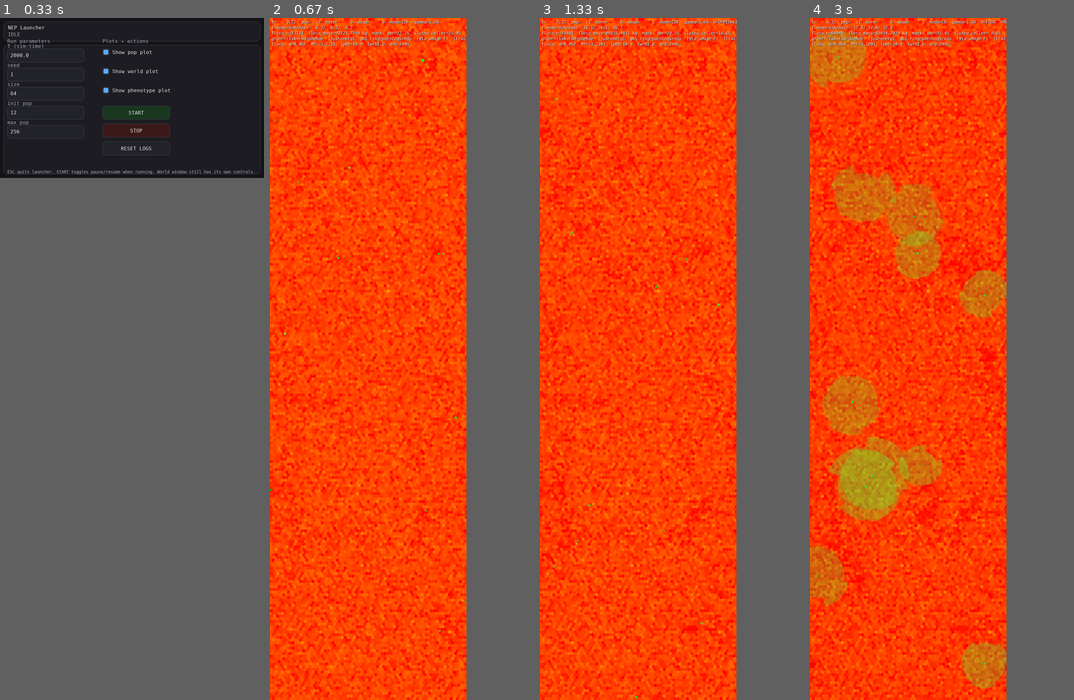
Above: before the commit, frames 1-4 (left to right).
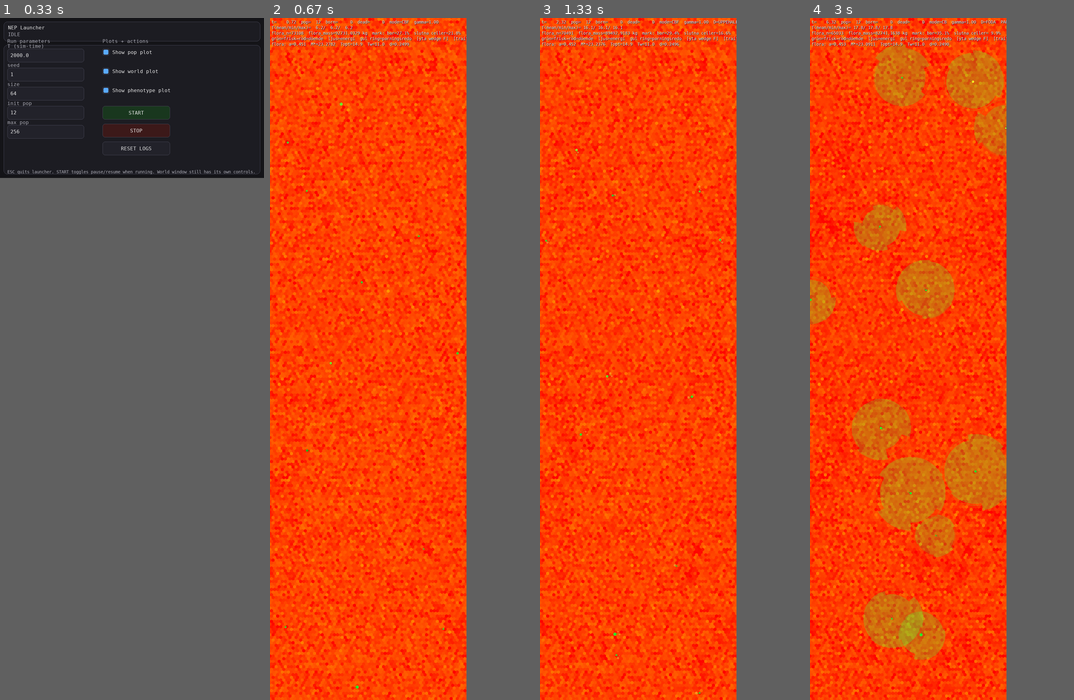
Above: after the commit, the same moments.

Repository: JoakimStorck/nep-process
Game: pygame game, started from nep_gui_launcher.py
Same seed, same stepped clock (60 frames per second), same inputs: the game is played once before the commit and once after it.
Inputs (mouse positions are in pixels of both pictures, inside the frame that each line leads up to):
- Up to frame 1 (0.33 s): no input
- Up to frame 2 (0.67 s): click "START" at 0.38 s
- Up to frame 3 (1.33 s): hold D 0.67-1.13 s; move the mouse to (685, 461) at 0.7 s; hold W from 1.17 s (still down); move the mouse to (706, 440) at 1.2 s; tap Space at 1.23 s
- Up to frame 4 (3 s): release W at 1.47 s; hold D 1.5-1.97 s; move the mouse to (926, 181) at 1.53 s; tap Space at 1.57, 1.87, 2.07, 2.37, 2.63, 2.93 s; hold A 2-2.53 s; move the mouse to (836, 372) at 2.03 s; tap 1 at 2.15 s; hold A 2.57-2.97 s; move the mouse to (870, 113) at 2.6 s

Frame 1 is identical in both runs. In frame 2, 1.0% of the frame differs, in the area x 0-75%, y 0-100%; in frame 3, 4.6%; in frame 4, 31%.

Commit message:
0175: assimilationen straffade segheten två gånger
`assimilated_fraction` var `(1 − s) · digestion_efficiency(s) · d`. Den första
faktorn har redan tagit bort strukturmaterialet; att sedan sänka verkningsgraden
på det som återstår därför att substratet var segt är samma påstående en gång
till. De två sade dessutom oförenliga saker om samma material: `(1 − s)` att
strukturmaterial ger noll, `digestion_efficiency(s)` att rent strukturmaterial
ger 0,45.

    s        (1−s)·dig(s)   (1−s)·0,80
    0,000       0,800         0,800
    0,500       0,313         0,400
    0,567       0,260         0,346      <- florans uppmätta median
    0,750       0,134         0,200

En herbivor tillgodogjorde sig 16 procent av det den åt, mot 45–70 procent för
ett verkligt betesdjur på gräs. Det gjorde behovet till 0,54 kg per tick, alltså
sjuttiotre procent av kroppsvikten per dygn — och hela födobudgeten är
kalibrerad mot det talet: aptiten, den funktionella responsen, betesytan.

Rättat blir andelen 0,213 och behovet 0,40 kg per tick, alltså 55 procent av
kroppsvikten per dygn. Fortfarande högt, men det som återstår ligger i aptiten
och i den funktionella responsen, inte i magen.

Uppmätt i liten6, 400 tick, tre frön:

                    bestånd        massa per individ     svält vinner
    0174            34 37 41       1,28 1,24 1,30        16,7 12,2 12,9 %
    0175            37 40 37       1,36 1,30 1,49        12,0  9,1  9,9 %

Den fullständigare formen provades och föll. `digestion_efficiency(s)` är redan
tvåpoolsblandningen — `0,80·(1−s) + 0,45·s` är exakt "av det labila tas 80
procent, av det strukturella 45" — och ger 0,371, alltså ett behov på 32 procent
av kroppsvikten per dygn, mitt i det rimliga. Men reserven är modellerad som ren
labil massa och bokförs med NUTRIENT_PER_KG_LABILE per kilo; så snart upptaget
innehåller strukturmaterial stämmer det inte, och näringsbalansen drev 2,1e-03
relativt mot invariantens 1e-06. Dessutom bygger `_excrete` på att allt
strukturmaterial passerar orört, vilket bara gäller när upptaget aldrig kan
överstiga den labila andelen.

Att låta magen komma åt segt material kräver alltså att reserven får en
strukturandel, och det hör till Steg 6 där matsmältningen blir en kapacitet med
egen underhållskostnad. `digestion_efficiency` står kvar med den härledningen
skriven i sin docstring, som den form som ska ta över då.

Diff:
--- a/phenotype.py
+++ b/phenotype.py
@@ -737,7 +737,14 @@
 
 
 def digestion_efficiency(structure: float) -> float:
-    """Andel av substratets energi som konsumenten faktiskt tillgodogör sig."""
+    """
+    Hela substratets smältbarhet: `0,80·(1−s) + 0,45·s`.
+
+    Den fullständigare formen, och den som ska ersätta `assimilated_fraction`
+    när reserven fått en strukturandel. Läs den där innan den används här — den
+    kan inte tas i bruk förrän upptaget får innehålla strukturmaterial utan att
+    näringsbalansen driver.
+    """
     s = min(1.0, max(0.0, float(structure)))
     return DIGEST_EFF_LABILE - (DIGEST_EFF_LABILE - DIGEST_EFF_STRUCT) * s
 
@@ -765,16 +772,48 @@
     Andel av ingesterad massa som passerar tarmväggen.
 
     Tre faktorer, alla på massan: strukturmaterialet passerar orört, av det
-    labila tas bara matsmältningens andel upp, och kostpreferensen avgör hur
-    väl konsumenten är rustad för just det substratet.
-
-    Detta är den enda definitionen. Att låta kostpreferensen sitta som en
-    separat multiplikator på energin och inte på massan lät skillnaden
-    försvinna ur bokföringen: massan var varken kropp eller exkrement.
+    labila tas matsmältningens andel upp, och kostpreferensen avgör hur väl
+    konsumenten är rustad för just det substratet.
+
+    **Mellanfaktorn var `digestion_efficiency(s)` och straffade segheten två
+    gånger.** `(1 − s)` har redan tagit bort strukturmaterialet; att sedan sänka
+    verkningsgraden på det som återstår *därför att substratet var segt* är samma
+    påstående en gång till. De två sade dessutom oförenliga saker om samma
+    material: `(1 − s)` att strukturmaterial ger noll, `digestion_efficiency(s)`
+    att rent strukturmaterial ger 0,45.
+
+        s        (1−s)·dig(s)   (1−s)·0,80
+        0,000       0,800         0,800
+        0,500       0,313         0,400
+        0,567       0,260         0,346      <- florans uppmätta median
+        0,750       0,134         0,200
+
+    Följden var att en herbivor tillgodogjorde sig **16 procent** av det den åt,
+    mot 45–70 procent för ett verkligt betesdjur på gräs. Behovet blev 0,54 kg
+    per tick, alltså sjuttiotre procent av kroppsvikten per dygn, och hela
+    födobudgeten — aptit, funktionell respons, betesyta — kalibrerades mot det.
+
+    Det som återstår är det labila materialets verkningsgrad, en konstant. Den
+    beror inte på hur segt det *omgivande* materialet var.
+
+    **Varför inte hela blandningen.** `digestion_efficiency(s)` är i själva
+    verket redan tvåpoolsformen — `0,80·(1−s) + 0,45·s` är exakt "av det labila
+    tas 80 procent, av det strukturella 45" — och den vore den fullständigare
+    modellen. Den kan inte användas här, och skälet är en premiss någon
+    annanstans: **reserven är modellerad som ren labil massa** och bokförs med
+    `NUTRIENT_PER_KG_LABILE` per kilo. Så snart upptaget får innehålla
+    strukturmaterial stämmer inte det, och näringsbalansen driver — uppmätt
+    2,1e-03 relativt mot invariantens 1e-06. Att låta magen komma åt segt
+    material kräver att reserven får en strukturandel, och det hör till Steg 6
+    där matsmältningen blir en kapacitet med egen underhållskostnad.
+
+    Att kostpreferensen sitter på massan och inte på energin är oförändrat: som
+    separat multiplikator på energin försvann skillnaden ur bokföringen — massan
+    var varken kropp eller exkrement.
     """
     s = min(1.0, max(0.0, float(structure)))
     d = min(1.0, max(0.0, float(diet_eff)))
-    return (1.0 - s) * digestion_efficiency(s) * d
+    return (1.0 - s) * DIGEST_EFF_LABILE * d
 
 
 # Initieringsintervall för strukturlocus, i logit-rymdens enhetsskala.
Not shown, changed: TODO.md
